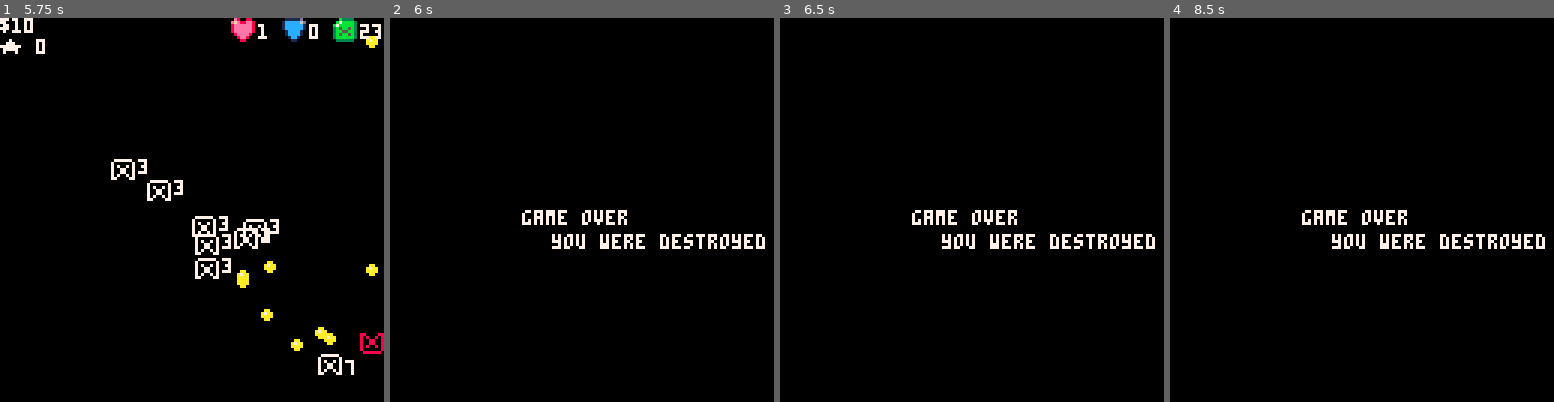
Above: before the commit, frames 1-4 (left to right).
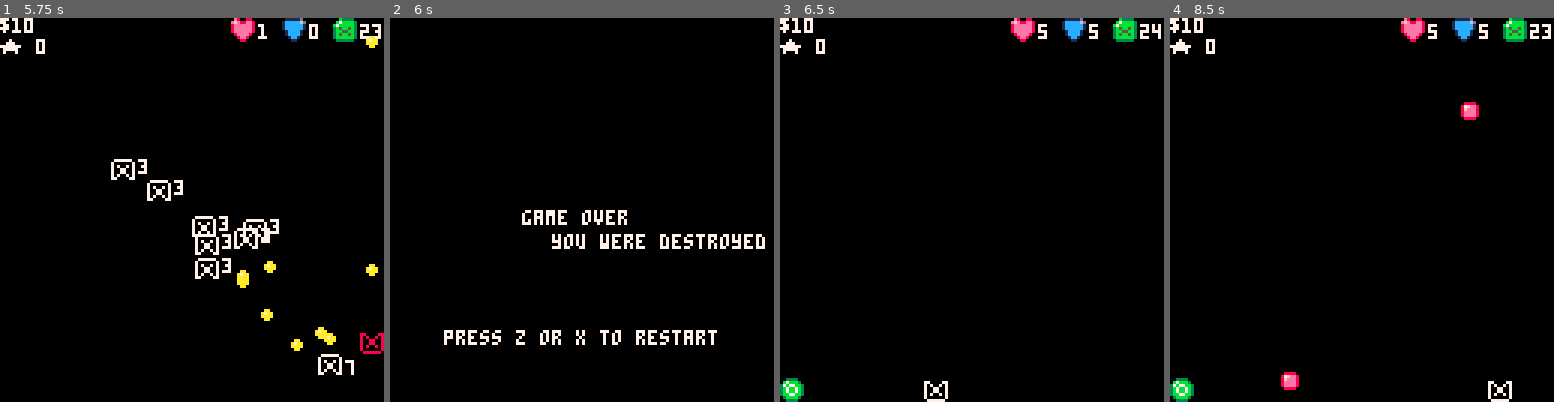
Above: after the commit, the same moments.

Repository: NinetiesPaul/Orion-s-Defender
Game: PICO-8 cartridge orionsdefender.p8
The game is run twice, just before and just after one commit, with the same random seed, the same clock (stepped at 60 frames per second) and the same inputs.
Inputs:
- Up to frame 1 (5.75 s): tap X (X key) at 0.33, 0.7, 1.43, 2.58, 3.1, 3.62, 4.13, 4.65, 5.17, 5.68 s; tap O (Z key) at 1.07, 1.8, 2.43, 3.07, 3.7, 4.33, 4.97, 5.6 s; hold Right 2.33-3.33 s; hold Right 3.38-4.22 s; hold Up 4.27-4.67 s; hold Right 4.72-5.72 s
- Up to frame 2 (6 s): hold Down from 5.77 s (still down)
- Up to frame 3 (6.5 s): release Down at 6.1 s; hold Left from 6.15 s (still down); tap X (X key) at 6.2 s; tap O (Z key) at 6.23 s
- Up to frame 4 (8.5 s): tap X (X key) every 0.52 s from 6.72 to 8.27 s; tap O (Z key) at 6.87, 7.5, 8.13 s; release Left at 6.98 s; hold Right 7.03-8.03 s; hold Right from 8.08 s (still down)

Frame 1 is identical in both runs. In frame 2, 1.0% of the frame differs, in the area x 14-86%, y 81-86%; in frame 3, 3.6%; in frame 4, 4.0%, in the area x 0-100%, y 0-100%.

Commit message:
implemented restart from gameover

Diff:
--- a/orionsdefender.p8
+++ b/orionsdefender.p8
@@ -2,32 +2,75 @@
 version 29
 __lua__
 --general code
-threat_level_sprs = {
-{006,007,008},
-{022,023,024},
-{038,039,040}
-}
-threat_y = 1
-
-score = 0
-difficulty = 1
-scraps = 10
-
-clock = 0
-
-views = {
-1, -- 1 world
-2, -- 2 battle
-3, -- 3 rewards
-4, -- 4 store
-5} -- 5 game over
-current_view = views[1]
-
-rewards = false
-rewards_given = false
-last_encounter_store = false
 
 function _init()
+	-- encounters variable
+	encounters = {}
+	types = {
+		1, -- battle
+		2 -- store
+	}
+	encounter_spawn_x = {
+		12,
+		36,
+		64,
+		96,
+		108
+	}
+	-- threat variables
+	threat_level_sprs = {
+		{006,007,008}, -- low
+		{022,023,024}, -- normal
+		{038,039,040}  -- high
+	}
+	threat_y = 1
+	views = {
+	1, -- 1 world
+	2, -- 2 battle
+	3, -- 3 rewards
+	4, -- 4 store
+	5 -- 5 game over
+	}
+	-- general purpose variables
+	score = 0
+	difficulty = 1
+	clock = 0
+	current_view = views[1]
+	rewards = false
+	rewards_given = false
+	-- player variables
+	scraps = 10
+	ship_spr = 017
+	ship_x = 64
+	ship_y = 120
+	fuel = 25
+	fuel_comsumption = 0.02
+	stat_multiplier = 5
+	stat_lvl = {1,2,3}
+	current_stat_armor_lvl = 1
+	current_stat_health_lvl = 1
+	current_stat_gun_lvl = 1
+	current_max_health = stat_lvl[current_stat_health_lvl] * stat_multiplier
+	current_max_armor = stat_lvl[current_stat_armor_lvl] * stat_multiplier
+	health = current_max_health
+	armor = current_max_armor
+	bullet_damage = current_stat_gun_lvl
+	bullet_cooldown = 3
+	bullets = {}
+	-- store variables
+	shop_selector_spr = {002,018,034}
+	shop_selector_y = 30
+	shop_selector_pos = 1
+	shop_selector_spr_pointer = 1
+	shop_last_bought = ""
+	next_armor_upgrade_cost = 75 * current_stat_armor_lvl
+	next_health_upgrade_cost = 50 * current_stat_health_lvl
+	next_gun_upgrade_cost = 100 * current_stat_gun_lvl
+	last_encounter_store = true
+	-- enemy variables
+	enemies = {}
+	enemy_bullets = {}
+	enemy_count = 0
 
 end
 
@@ -57,15 +100,17 @@
 
  if current_view == 3 and rewards_given == true then
   cls()
+  destroy()
+
   print("you've won!", 40,64)
   print("added "..r_fuel.." fuel", 40,72)
   print("added "..r_scraps.." scraps", 40,80)
-
-  destroy()
+ 	print("press z or x to continue", 18, 104)
  end
 
  if current_view == 4 then
  	draw_ui()
+ 	destroy()
 
  	print("buy fuel -- $4", 10, 32)
  	print("repair hull -- $5", 10, 40)
@@ -86,11 +131,12 @@
 
  if current_view == 5 then
   cls()
+  destroy()
+
   print("game over",44,64)
   if (health <= 0) print("you were destroyed",54,72)
   if (fuel <= 0) print("you ran out of fuel",34,72)
-
-  destroy()
+ print("press z or x to restart", 18, 104)
  end
 end
 
@@ -116,6 +162,9 @@
 	end
 	if current_view != 1 then
 		encounters = {}
+	end
+	if current_view == 5 then
+		restart_from_gameover()
 	end
 end
 
@@ -209,14 +258,14 @@
 
 	spr(threat_level_sprs[threat_x][threat_y],0,120)
 end
+
+function restart_from_gameover()
+ if btnp(4) or btnp(5) then
+  _init()
+ end
+end
 -->8
 --encounters
-types = {
-1, -- battle
-2 -- store
-}
-encounters = {}
-encounter_spawn_x = {12,36,64,96,108}
 
 function create_encounter()
  local encounter = {}
@@ -256,23 +305,6 @@
 end
 -->8
 --player
-ship_spr = 017
-ship_x = 64
-ship_y = 120
-fuel = 25
-fuel_comsumption = 0.02
-stat_multiplier = 5
-stat_lvl = {1,2,3}
-current_stat_armor_lvl = 1
-current_stat_health_lvl = 1
-current_stat_gun_lvl = 1
-current_max_health = stat_lvl[current_stat_health_lvl] * stat_multiplier
-current_max_armor = stat_lvl[current_stat_armor_lvl] * stat_multiplier
-health = current_max_health
-armor = current_max_armor
-bullet_damage = current_stat_gun_lvl
-bullet_cooldown = 3
-bullets = {}
 
 function fire()
  if btnp(4) and
@@ -319,9 +351,6 @@
 end
 -->8
 --enemies
-enemies = {}
-enemy_bullets = {}
-enemy_count = 0
 
 function create_enemy_bullet(e)
  for e in all(enemies) do
@@ -390,14 +419,6 @@
 end
 -->8
 -- store
-shop_selector_spr = {002,018,034}
-shop_selector_y = 30
-shop_selector_pos = 1
-shop_selector_spr_pointer = 1
-shop_last_bought = ""
-next_armor_upgrade_cost = 75 * current_stat_armor_lvl
-next_health_upgrade_cost = 50 * current_stat_health_lvl
-next_gun_upgrade_cost = 100 * current_stat_gun_lvl
 
 function nav_store()
 	if btnp(5) then
